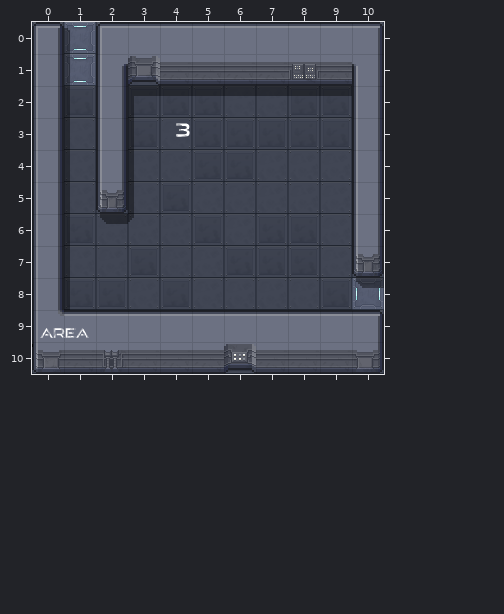
A Tiled map gets an edit: cocos/Code/assets/resources/map/map_1-1-E-3.tmx. This is how it looked before the edit.
Cells are 32x32 px. Shown: x 0..10, y 0..10.
Once edited:
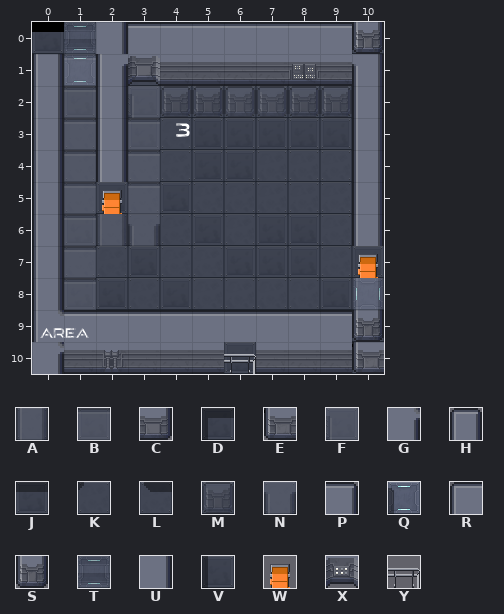
Key: from "proba_scifi": A 23, B 42; from "scifi_tileset_02": C 9, D 10, E 11, F 12, G 13, H 15, J 17, K 18, L 19, M 21, N 22, P 25, Q 26, R 27, S 31, T 32, U 33, V 34, W 37, X 81, Y 101.
_ is an empty cell.
See-through tiles are keyed as they look on the map.
The edit:
Layer "w":
Tile E replaces tile C in row 10 at x 10.
Tile G replaces tile E in row 10 at x 0.
Tile J replaces tile H in row 0 at x 0.
Tile S replaces tile P in row 0 at x 10; in row 9 at x 10.
Tile U replaces tile R in row 0 at x 2.
Tile W replaces tile S in row 5 at x 2; in row 7 at x 10.
Tile Y replaces tile X in row 10 at x 6.
Layer "s":
Tile A replaces tile L in row 6 at x 2; in row 8 at x 10.
Tile B replaces tile V in rows 1 to 2 at x 1; in rows 3 to 5 at x 1 and 3; in rows 6 to 8 at x 1.
Tile F replaces tile D in row 2 at x 3.
Tile M replaces tile J in row 2 at x 4 to 9.
Tile N replaces tile K in row 6 at x 3.
Tile T replaces tile Q in row 0 at x 1.
Where, in picture pixels (left, top, right, bottom), the same in both pictures:
changed: (32, 22, 352, 310)
changed: (352, 22, 384, 54)
changed: (352, 246, 384, 373)
changed: (32, 342, 64, 374)
changed: (224, 342, 256, 374)
